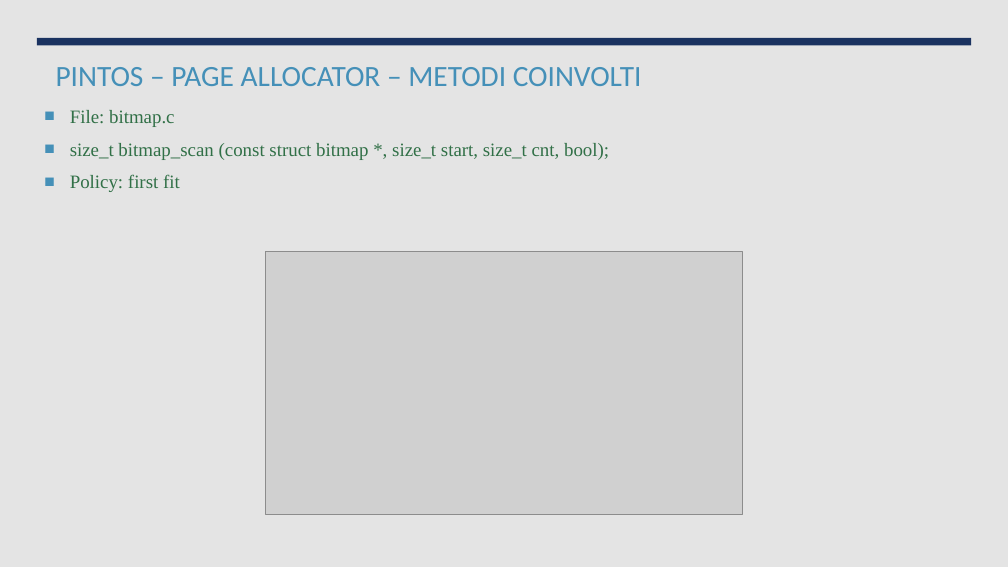
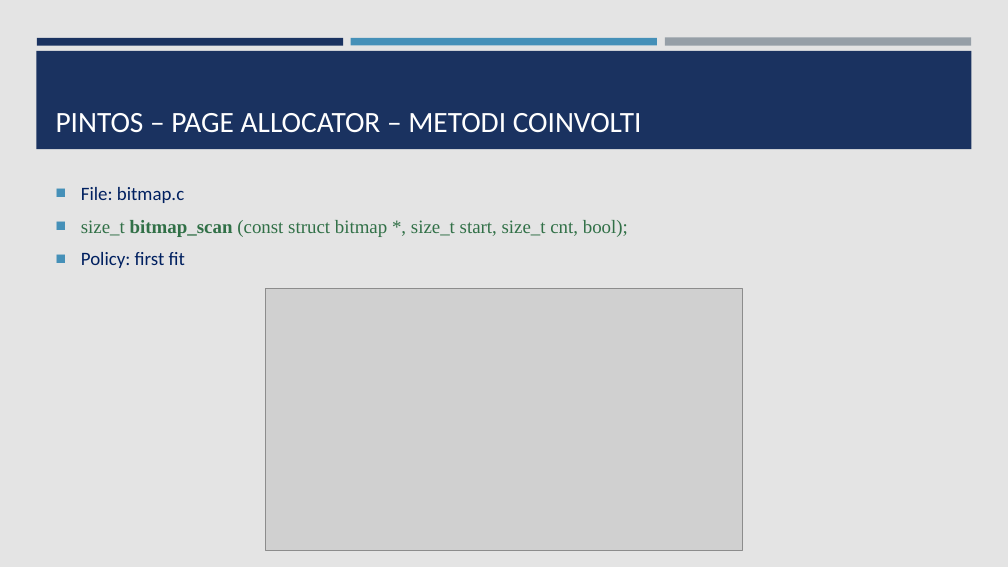
Before and after one commit to ProgrammazioneDiSistema2023-IA-ZZ/Group07, a slide deck: slide 7 of PintOS - Gestione Memoria.pptx (slide 6 before the commit). Drawn at 1008x567 pixels with LibreOffice and Linux fonts; fonts in the diff are those of the drawing; grey boxes stand for pictures. Boxes give left, top, right and bottom in pixels: in the first picture for what was removed or moved away, otherwise in the second. Text is boxed around its words. In the diff, an @@ line names an element or a change of style, - is before the commit and + after.

Commit message:
modified pptx background

```diff
--- a/PintOS - Gestione Memoria.pptx
+++ b/PintOS - Gestione Memoria.pptx
@@ background #EBEBEB to #E4E4E4 @@
@@ rectangle removed at box(0, 0, 1008, 567) @@
@@ rectangle added at box(36, 51, 972, 149), fill #1A3260 @@
@@ rectangle removed at box(37, 38, 972, 45) @@
@@ rectangle added at box(37, 38, 343, 45), fill #1A3260 @@
@@ title "PINTOS – PAGE ALLOCATOR – ..." at box(56, 113, 642, 133): text colour #4590B8 to #FFFFFF; vertical alignment top to bottom @@
@@ rectangle added at box(351, 38, 657, 45), fill #4590B8 @@
@@ rectangle added at box(665, 38, 971, 46), fill #969FA7 @@
@@ text "File: bitmap.c": place and size @@
-text "File: bitmap.c" at box(70, 110, 609, 192)
+text "File: bitmap.c" at box(81, 187, 628, 268)
@@ text "File: bitmap.c" at box(81, 187, 628, 268): font Times New Roman to Calibri, text colour #327047 to #002060 in "File: bitmap.c", "Policy: first fit"; bold on in "bitmap_scan" @@
@@ picture: place and size @@
-picture at box(266, 252, 743, 514)
+picture at box(266, 288, 743, 551)
```
Also in this commit, not shown: 10 other slides changed, 2 slides added, 4 other files.
